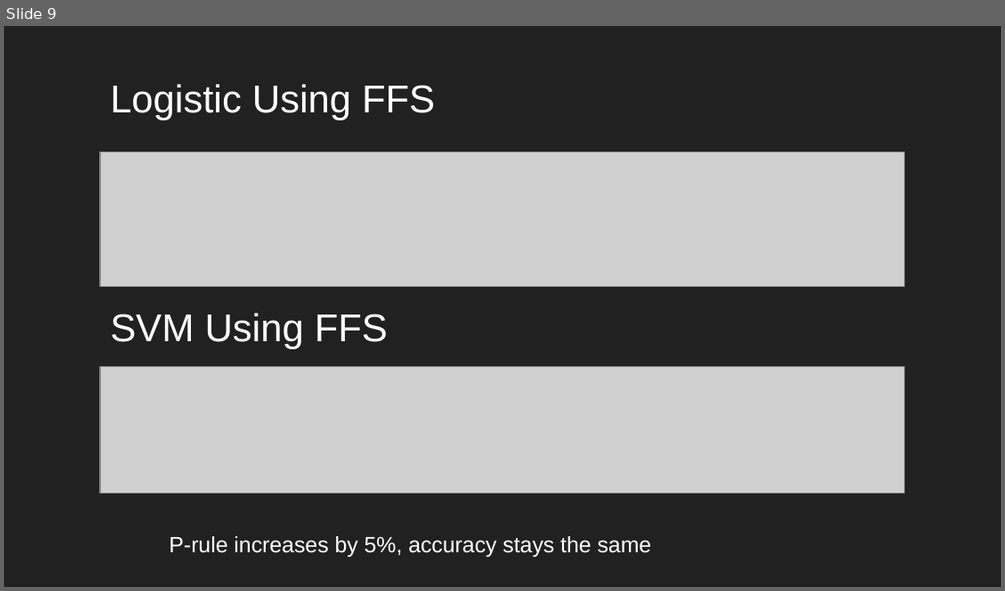
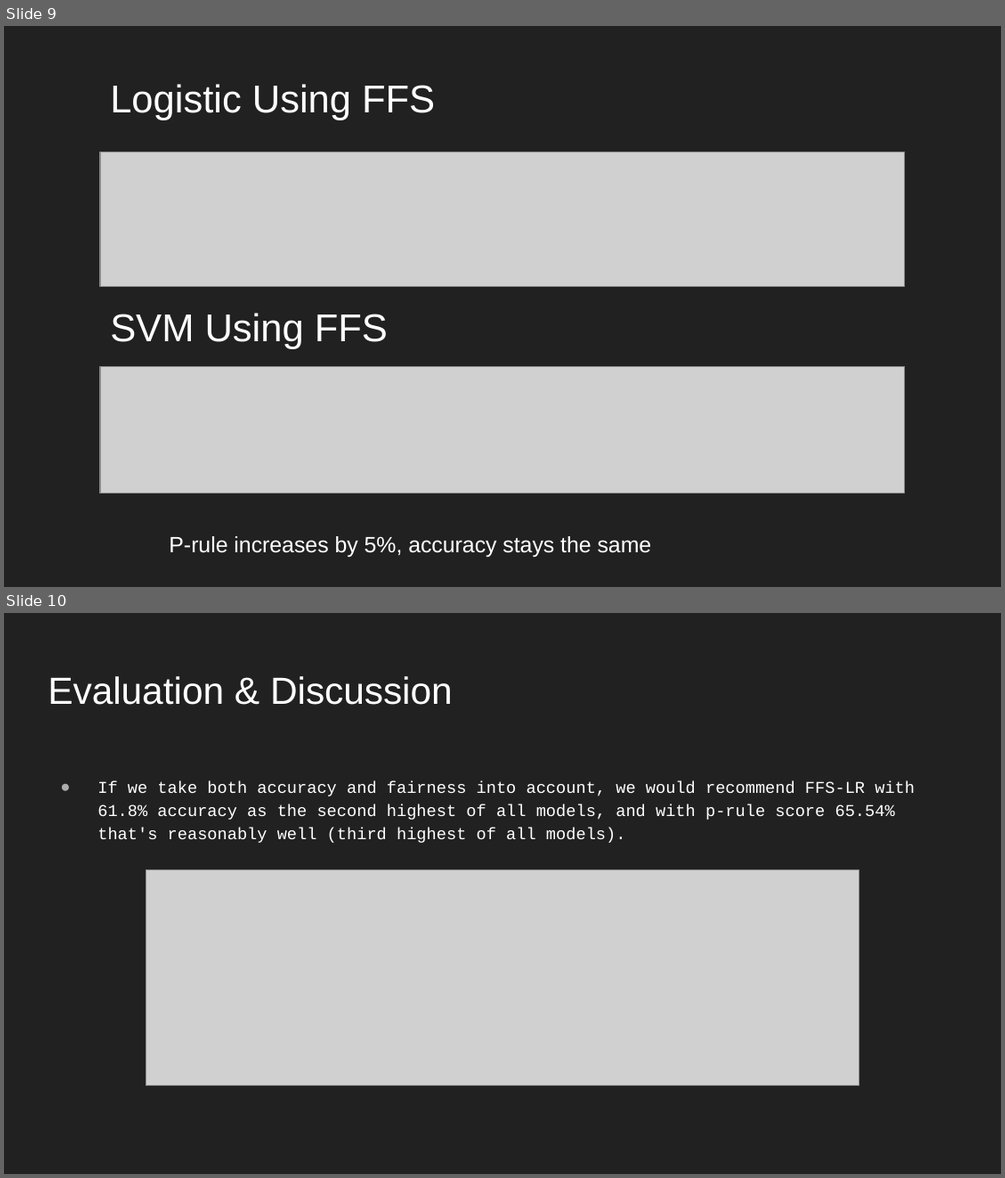
Before and after one commit to TZstatsADS/ads-spring2023-project4-group-6, a slide deck: doc/Presentation.pptx. Shown one above the other, each under a label of ours: slide 9 before the commit, slides 9 and 10 after it. The pictures are 1005x591 and 1005x1178 pixels, drawn with LibreOffice and Linux fonts; fonts in the diff are those of the drawing; grey boxes stand for pictures. Boxes give left, top, right and bottom in pixels: in the first picture for what was removed or moved away, otherwise in the second. Text is boxed around its words. In the diff, an @@ line names an element or a change of style, - is before the commit and + after.

```diff
--- a/doc/Presentation.pptx
+++ b/doc/Presentation.pptx
@@ slide 10 added at (x1=4, y1=613, x2=1001, y2=1174), background #212121 @@
@@ text added at (x1=48, y1=676, x2=453, y2=705), 27.3 pt, text #FFFFFF @@
+Evaluation & Discussion
@@ text added at (x1=97, y1=781, x2=914, y2=843), 12 pt, text #FFFFFF @@
+● If we take both accuracy and fairness into account, we would recommend FFS-LR with 61.8% accuracy as the second highest of all models, and with p-rule score 65.54% that's reasonably well (third highest of all models).
@@ picture added at (x1=146, y1=869, x2=858, y2=1086) @@
```
Also in this commit, not shown: 3 slides changed, 1 other slide added, 2 other files.
